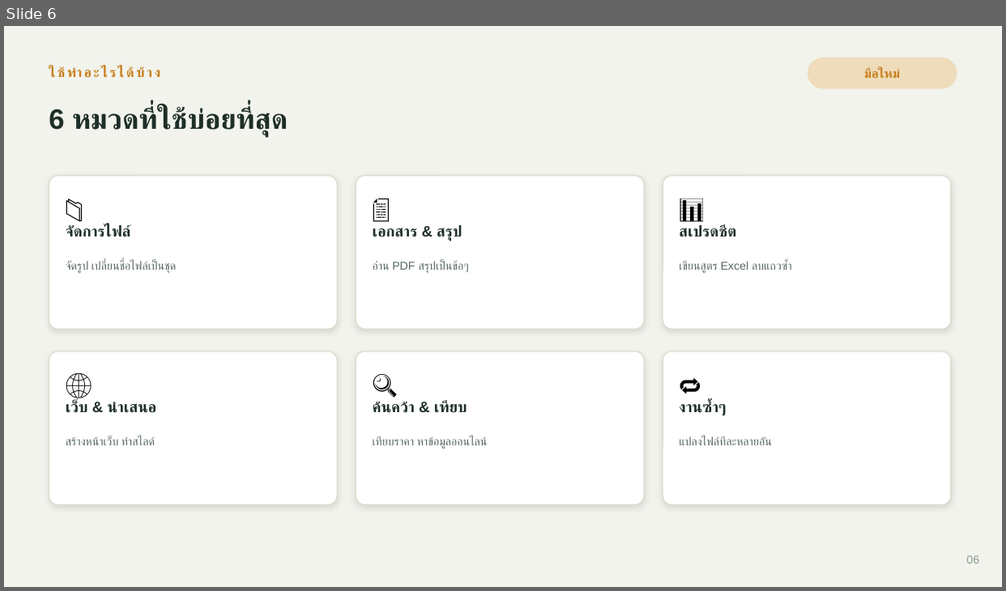
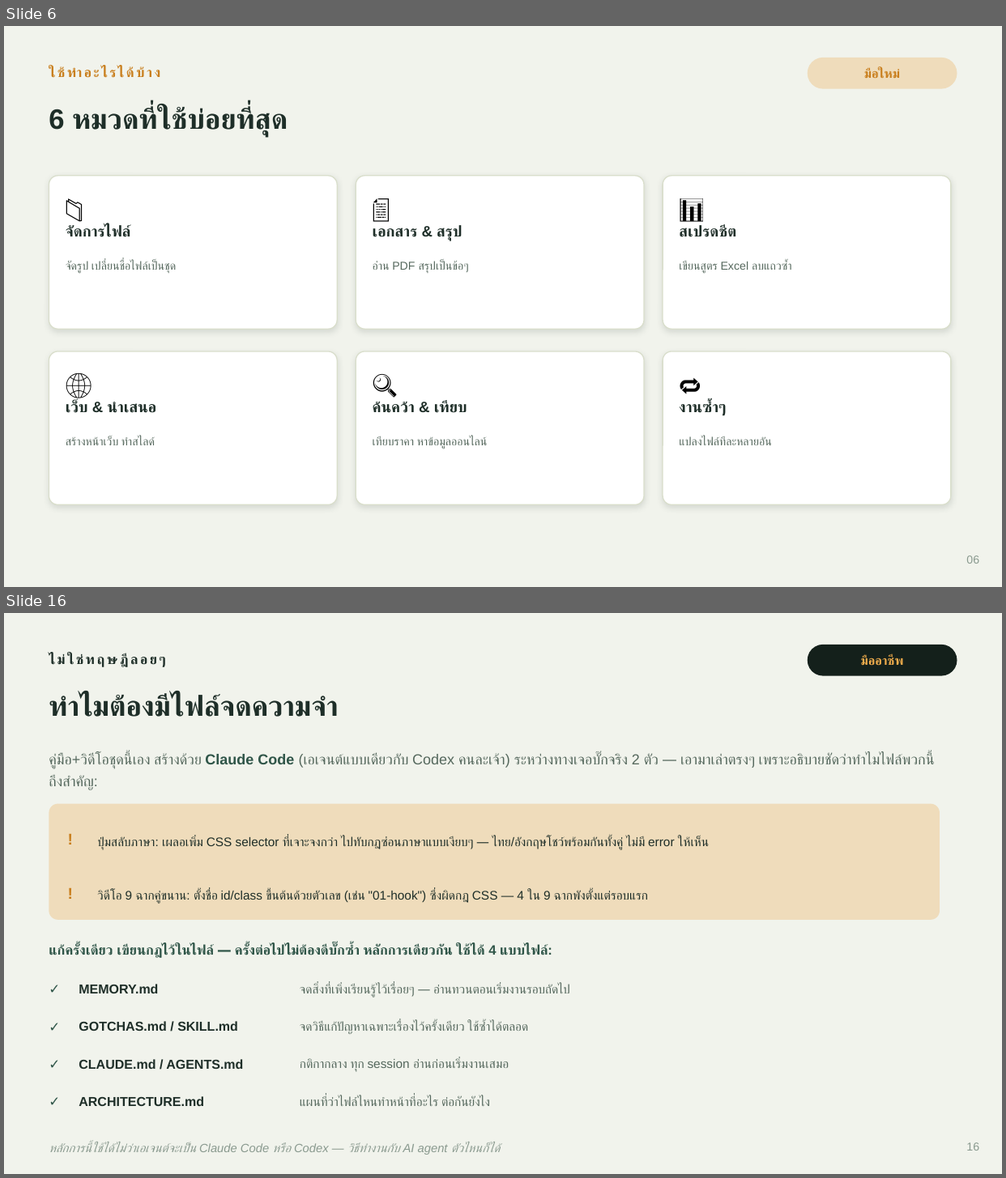
Before and after one commit to wt-phatchara/codex-desktop-guide, a slide deck: assets/codex-team-deck.pptx. Shown one above the other, each under a label of ours: slide 6 before the commit, slides 6 and 16 after it; the slides between them are not shown. The pictures are 1006x591 and 1006x1178 pixels, drawn with LibreOffice and Linux fonts; fonts in the diff are those of the drawing. Boxes give left, top, right and bottom in pixels: in the first picture for what was removed or moved away, otherwise in the second. Text is boxed around its words. In the diff, an @@ line names an element or a change of style, - is before the commit and + after.

```diff
--- a/assets/codex-team-deck.pptx
+++ b/assets/codex-team-deck.pptx
@@ slide 16 added at box(4, 613, 1002, 1174), background #F1F3EC @@
@@ rounded rectangle added at box(808, 645, 957, 676), fill #14201B @@
@@ text added at box(861, 655, 904, 666), 12 pt, text #F0AC4C, bold @@
+มืออาชีพ
@@ text added at box(49, 694, 338, 717), 27 pt, text #1E2E28, bold @@
+ทำไมต้องมีไฟล์จดความจำ
@@ text added at box(49, 753, 933, 790), 14 pt, text #55685D @@
+คู่มือ+วิดีโอชุดนี้เอง สร้างด้วย Claude Code (เอเจนต์แบบเดียวกับ Codex คนละเจ้า) ระหว่างทางเจอบั๊กจริง 2 ตัว — เอามาเล่าตรงๆ เพราะอธิบายชัดว่าทำไมไฟล์พวกนี้ถึงสำคัญ:
@@ rounded rectangle added at box(49, 804, 940, 920), fill #EFDCBB @@
@@ text added at box(68, 816, 94, 862), 15 pt, text #C97F1E, bold @@
+!
@@ text added at box(97, 837, 709, 850), 12 pt, text #1E2E28 @@
+ปุ่มสลับภาษา: เผลอเพิ่ม CSS selector ที่เจาะจงกว่า ไปทับกฎซ่อนภาษาแบบเงียบๆ — ไทย/อังกฤษโชว์พร้อมกันทั้งคู่ ไม่มี error ให้เห็น
@@ text added at box(456, 837, 645, 956), 13 pt, text #1E2E28, bold @@
+ไม่ใช่ทฤษฎีลอยๆ
@@ text added at box(68, 871, 94, 915), 15 pt, text #C97F1E, bold @@
+!
@@ text added at box(97, 890, 648, 904), 12 pt, text #1E2E28 @@
+วิดีโอ 9 ฉากคู่ขนาน: ตั้งชื่อ id/class ขึ้นต้นด้วยตัวเลข (เช่น "01-hook") ซึ่งผิดกฎ CSS — 4 ใน 9 ฉากพังตั้งแต่รอบแรก
@@ text added at box(49, 944, 552, 958), 13 pt, text #2F5548, bold @@
+แก้ครั้งเดียว เขียนกฎไว้ในไฟล์ — ครั้งต่อไปไม่ต้องดีบั๊กซ้ำ หลักการเดียวกัน ใช้ได้ 4 แบบไฟล์:
@@ text added at box(49, 973, 75, 1006), 13 pt, text #2F5548, bold @@
+✓
@@ text added at box(79, 984, 158, 994), 12.5 pt, text #1E2E28, bold @@
+MEMORY.md
@@ text added at box(300, 984, 570, 998), 12 pt, text #55685D @@
+จดสิ่งที่เพิ่งเรียนรู้ไว้เรื่อยๆ — อ่านทวนตอนเริ่มงานรอบถัดไป
@@ text added at box(49, 1010, 75, 1043), 13 pt, text #2F5548, bold @@
+✓
@@ text added at box(79, 1021, 238, 1031), 12.5 pt, text #1E2E28, bold @@
+GOTCHAS.md / SKILL.md
@@ text added at box(300, 1021, 528, 1034), 12 pt, text #55685D @@
+จดวิธีแก้ปัญหาเฉพาะเรื่องไว้ครั้งเดียว ใช้ซ้ำได้ตลอด
@@ text added at box(49, 1047, 75, 1081), 13 pt, text #2F5548, bold @@
+✓
@@ text added at box(79, 1059, 243, 1069), 12.5 pt, text #1E2E28, bold @@
+CLAUDE.md / AGENTS.md
@@ text added at box(300, 1059, 509, 1072), 12 pt, text #55685D @@
+กติกากลาง ทุก session อ่านก่อนเริ่มงานเสมอ
@@ text added at box(49, 1084, 75, 1118), 13 pt, text #2F5548, bold @@
+✓
@@ text added at box(79, 1097, 204, 1106), 12.5 pt, text #1E2E28, bold @@
+ARCHITECTURE.md
@@ text added at box(300, 1096, 490, 1106), 12 pt, text #55685D @@
+แผนที่ว่าไฟล์ไหนทำหน้าที่อะไร ต่อกันยังไง
@@ text added at box(49, 1142, 500, 1155), 11.5 pt, text #8A9A8F, italic @@
+หลักการนี้ใช้ได้ไม่ว่าเอเจนต์จะเป็น Claude Code หรือ Codex — วิธีทำงานกับ AI agent ตัวไหนก็ได้
@@ text added at box(966, 1143, 979, 1151), 11 pt, text #8A9A8F @@
+16
```
Also in this commit, not shown: 9 slides changed, 1 other slide added, 1 other file.
